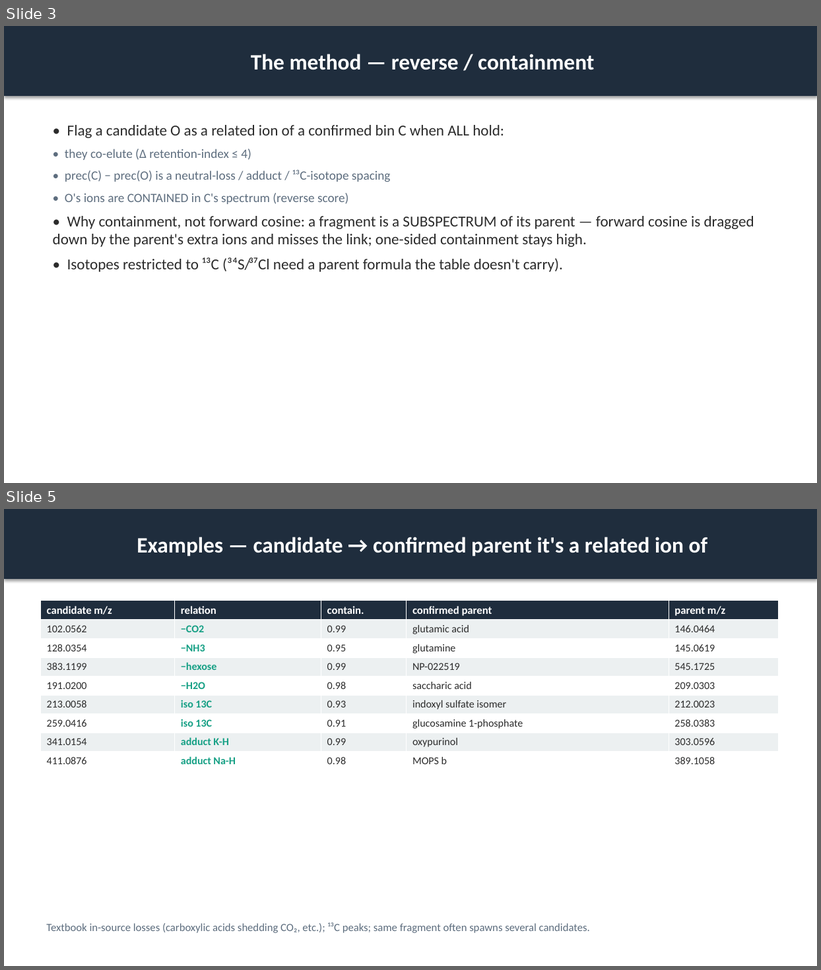
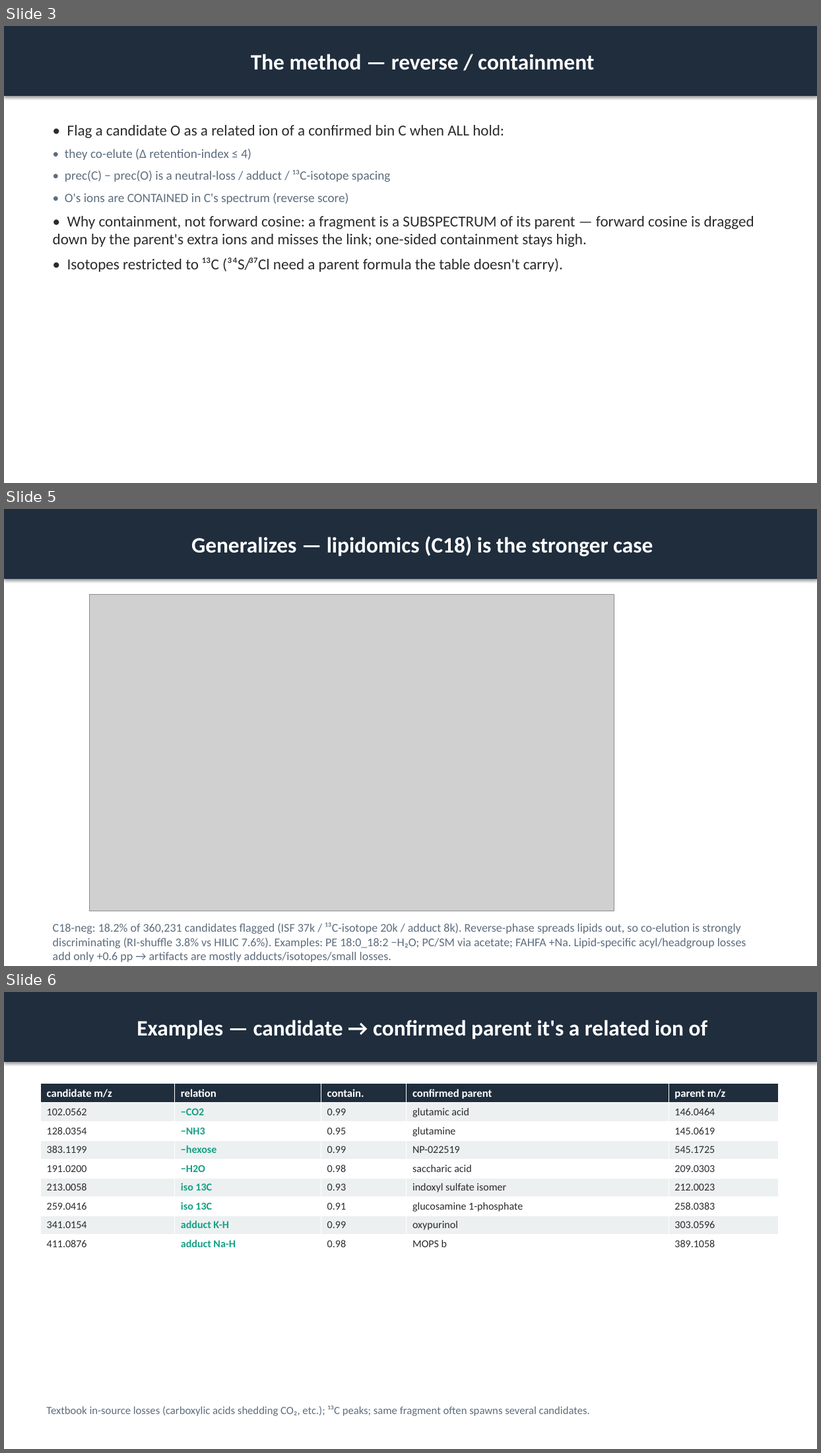
Before and after one commit to zyang2k/metabolo_confi_score, a slide deck: reports/unconfirmed_deorphan_slides.pptx. Shown one above the other, each under a label of ours: slides 3 and 5 before the commit, slides 3, 5 and 6 after it; the slides between them are not shown. The pictures are 821x970 and 821x1453 pixels, drawn with LibreOffice and Linux fonts; fonts in the diff are those of the drawing; grey boxes stand for pictures. Boxes give left, top, right and bottom in pixels: in the first picture for what was removed or moved away, otherwise in the second. Text is boxed around its words. In the diff, an @@ line names an element or a change of style, - is before the commit and + after.

```diff
--- a/reports/unconfirmed_deorphan_slides.pptx
+++ b/reports/unconfirmed_deorphan_slides.pptx
@@ slide 5 added at [4,509,817,966], background #FFFFFF @@
@@ rectangle added at [4,509,817,579], fill #1F2D3D, 26 pt, text #FFFFFF, bold @@
+Generalizes — lipidomics (C18) is the stronger case
@@ picture added at [89,594,614,912] @@
@@ text added at [53,923,746,962], 14 pt, text #5D6D7E @@
+C18-neg: 18.2% of 360,231 candidates flagged (ISF 37k / ¹³C-isotope 20k / adduct 8k). Reverse-phase spreads lipids out, so co-elution is strongly discriminating (RI-shuffle 3.8% vs HILIC 7.6%). Examples: PE 18:0_18:2 −H₂O; PC/SM via acetate; FAHFA +Na. Lipid-specific acyl/headgroup losses add only +0.6 pp → artifacts are mostly adducts/isotopes/small losses.
@@ what was slide 5 is now slide 6 @@
```
Also in this commit, not shown: 1 slide changed, 2 other files.
